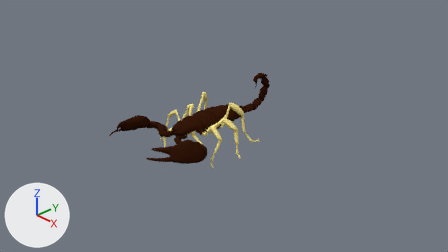
One commit to the Blender file Blender/Characters/scorpion.blend: the scene before it, then after it.
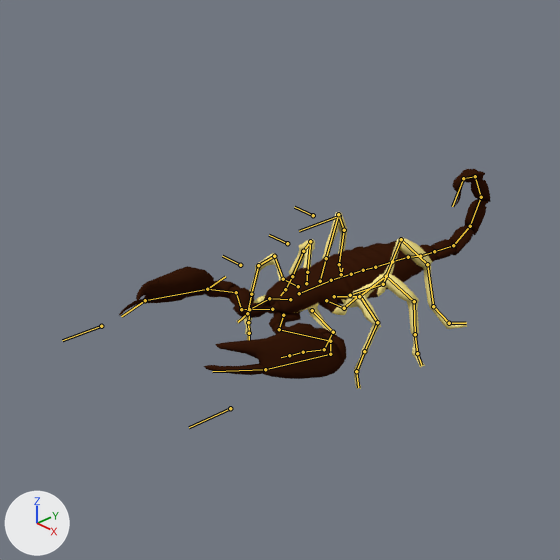
There are two pictures of each version: one from the file's camera 'Camera', one close up on the part from 13% to 67% of the width and 0% to 96% of the height. Every picture has the same lights, and +X, +Y and +Z are marked at lower left. Both versions are drawn at frame 24 of the action 'Defend'; the numbers are the values there. The bones that bend it are drawn over the model as lines in the close-ups.

In view in the first close-up: 'scorpione'.
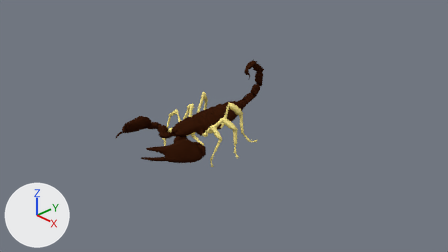
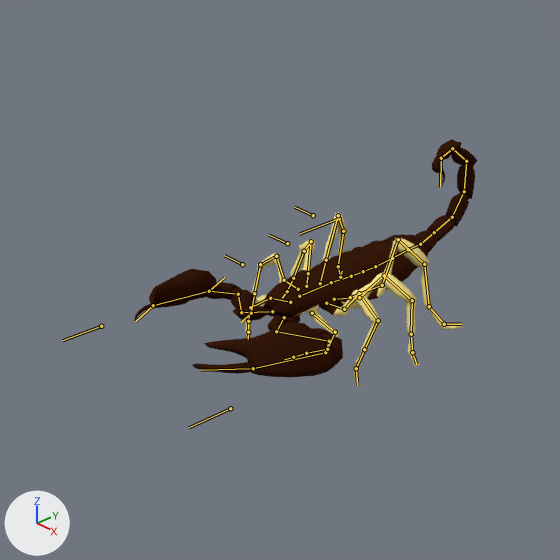
What differs and where, as boxes (x1, y1, x2, y2) in the close-ups (560 x 560 px):
'scorpione', posed (8% narrower, 13% taller): before (119, 169, 491, 389); after (134, 139, 477, 387)
bone 'control', root to tip: before (339, 216) to (299, 231); after (339, 218) to (299, 234)
bone 'bodySeg1', root to tip: before (331, 280) to (351, 274); after (331, 282) to (351, 276)
bone 'bodySeg2', root to tip: before (351, 274) to (363, 270); after (351, 276) to (363, 271)
bone 'bodySeg3', root to tip: before (363, 270) to (375, 267); after (363, 271) to (375, 266)
bone 'bodySeg4', root to tip: before (375, 267) to (392, 261); after (375, 266) to (392, 258)
bone 'bodySeg5', root to tip: before (392, 261) to (408, 257); after (392, 258) to (408, 249)
bone 'bodySeg6', root to tip: before (408, 257) to (420, 256); after (408, 249) to (420, 244)
bone 'tailBase', root to tip: before (420, 256) to (434, 251); after (420, 244) to (434, 232)
bone 'tailSeg2', root to tip: before (453, 245) to (470, 226); after (452, 217) to (464, 191)
bone 'tailSeg5', root to tip: before (475, 176) to (463, 178); after (452, 148) to (441, 158)
bone 'pincerIK_R', root to tip: before (207, 289) to (225, 276); after (209, 291) to (224, 277)

The change, as a list of edits to the scene's bpy script:
```text
Change bone_control:
    where bone_control = bpy.data.objects['Armature'].pose.bones['control']
    bone_control.location: (0.0, 0.0, -0.13) -> (0.0, 0.0, -0.15)
Change bone_bodyseg1:
    where bone_bodyseg1 = bpy.data.objects['Armature'].pose.bones['bodySeg1']  # child of 'body'
    bone_bodyseg1.rotation_quaternion: (0.999, -0.05, 0.0, 0.0) -> (0.999, -0.039, 0.0, 0.0)  # degrees (-6, 0, 0) -> degrees (-4, 0, 0)
Change bone_bodyseg2:
    where bone_bodyseg2 = bpy.data.objects['Armature'].pose.bones['bodySeg2']  # child of 'bodySeg1'
    bone_bodyseg2.rotation_quaternion: (1.0, 0.0, 0.0, 0.0) -> (0.999, 0.016, -0.001, 0.001)  # degrees (0, 0, 0) -> degrees (2, 0, 0)
Change bone_bodyseg3:
    where bone_bodyseg3 = bpy.data.objects['Armature'].pose.bones['bodySeg3']  # child of 'bodySeg2'
    bone_bodyseg3.rotation_quaternion: (1.0, -0.023, 0.0, 0.0) -> (0.998, 0.006, -0.001, 0.002)  # degrees (-3, 0, 0) -> degrees (1, 0, 0)
Change bone_bodyseg4:
    where bone_bodyseg4 = bpy.data.objects['Armature'].pose.bones['bodySeg4']  # child of 'bodySeg3'
    bone_bodyseg4.rotation_quaternion: (1.0, 0.028, 0.0, 0.0) -> (0.998, 0.045, -0.001, 0.0)  # degrees (3, 0, 0) -> degrees (5, 0, 0)
Change bone_bodyseg5:
    where bone_bodyseg5 = bpy.data.objects['Armature'].pose.bones['bodySeg5']  # child of 'bodySeg4'
    bone_bodyseg5.rotation_quaternion: (1.0, 0.0, 0.0, 0.0) -> (1.0, 0.01, 0.0, 0.0)  # degrees (0, 0, 0) -> degrees (1, 0, 0)
Change bone_bodyseg6:
    where bone_bodyseg6 = bpy.data.objects['Armature'].pose.bones['bodySeg6']  # child of 'bodySeg5'
    bone_bodyseg6.rotation_quaternion: (0.996, 0.085, 0.0, 0.0) -> (0.98, 0.142, -0.004, -0.001)  # degrees (10, 0, 0) -> degrees (17, 0, 0)
Change bone_tailbase:
    where bone_tailbase = bpy.data.objects['Armature'].pose.bones['tailBase']  # child of 'bodySeg6'
    bone_tailbase.rotation_quaternion: (0.996, -0.085, 0.002, 0.0) -> (0.99, -0.027, -0.002, 0.0)  # degrees (-10, 0, 0) -> degrees (-3, 0, 0)
Change bone_tailseg2:
    where bone_tailseg2 = bpy.data.objects['Armature'].pose.bones['tailSeg2']  # child of 'tailSeg1'
    bone_tailseg2.rotation_quaternion: (0.958, 0.288, -0.002, 0.0) -> (0.955, 0.296, -0.003, 0.0)  # degrees (33, 0, 0) -> degrees (34, 0, 0)
Change bone_tailseg5:
    where bone_tailseg5 = bpy.data.objects['Armature'].pose.bones['tailSeg5']  # child of 'tailSeg4'
    bone_tailseg5.rotation_quaternion: (0.909, 0.415, -0.017, 0.004) -> (0.903, 0.428, -0.017, 0.005)  # degrees (49, -2, 0) -> degrees (51, -2, 0)
Change bone_legfrontik_l:
    where bone_legfrontik_l = bpy.data.objects['Armature'].pose.bones['legFrontIK_L']
    bone_legfrontik_l.location: (-0.03, 0.07, 0.02) -> (-0.01, 0.09, 0.03)
Change bone_legmidik_l:
    where bone_legmidik_l = bpy.data.objects['Armature'].pose.bones['legMidIK_L']
    bone_legmidik_l.location: (0.09, 0.03, 0.0) -> (0.07, 0.07, 0.0)
Change bone_legbackik_l:
    where bone_legbackik_l = bpy.data.objects['Armature'].pose.bones['legBackIK_L']
    bone_legbackik_l.location: (-0.17, 0.16, -0.01) -> (-0.2, 0.18, -0.01)
Change bone_legfrontik_r:
    where bone_legfrontik_r = bpy.data.objects['Armature'].pose.bones['legFrontIK_R']
    bone_legfrontik_r.location: (0.03, 0.07, 0.02) -> (0.01, 0.09, 0.03)
Change bone_legmidik_r:
    where bone_legmidik_r = bpy.data.objects['Armature'].pose.bones['legMidIK_R']
    bone_legmidik_r.location: (-0.09, 0.03, 0.0) -> (-0.07, 0.07, 0.0)
Change bone_legbackik_r:
    where bone_legbackik_r = bpy.data.objects['Armature'].pose.bones['legBackIK_R']
    bone_legbackik_r.location: (0.17, 0.16, -0.01) -> (0.2, 0.18, -0.01)
Change bone_pincerik_r:
    where bone_pincerik_r = bpy.data.objects['Armature'].pose.bones['pincerIK_R']
    bone_pincerik_r.location: (0.0, -0.23, -0.09) -> (0.05, -0.24, -0.09)
    bone_pincerik_r.rotation_quaternion: (0.993, 0.094, -0.025, 0.061) -> (0.972, 0.096, -0.007, 0.129)  # degrees (11, -3, 7) -> degrees (11, -2, 15)
Change bone_pincerik_l:
    where bone_pincerik_l = bpy.data.objects['Armature'].pose.bones['pincerIK_L']
    bone_pincerik_l.location: (0.0, -0.23, -0.09) -> (-0.05, -0.24, -0.09)
    bone_pincerik_l.rotation_quaternion: (0.993, 0.094, 0.025, -0.061) -> (0.968, 0.064, 0.044, -0.134)  # degrees (11, 3, -7) -> degrees (7, 6, -15)
Change bone_smallfrontlegik_l:
    where bone_smallfrontlegik_l = bpy.data.objects['Armature'].pose.bones['smallFrontLegIK_L']
    bone_smallfrontlegik_l.location: (-0.18, 0.02, -0.11) -> (-0.2, 0.02, -0.13)
Change bone_smallfrontlegik_r:
    where bone_smallfrontlegik_r = bpy.data.objects['Armature'].pose.bones['smallFrontLegIK_R']
    bone_smallfrontlegik_r.location: (0.18, 0.02, -0.11) -> (0.2, 0.02, -0.13)
```
